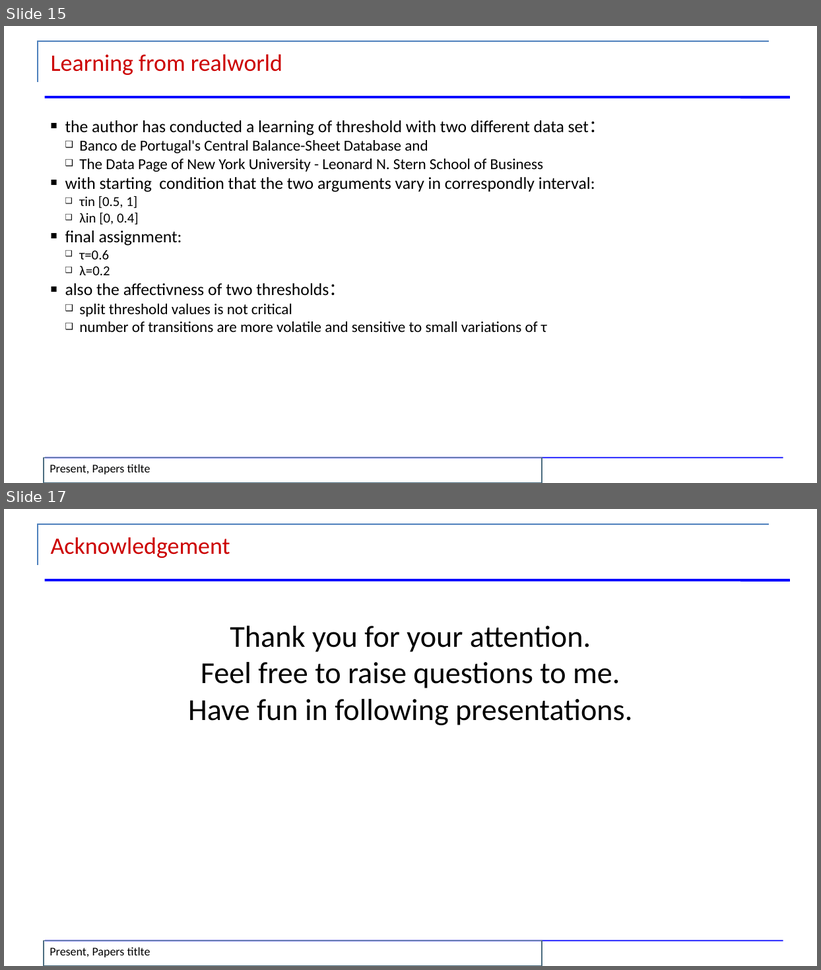
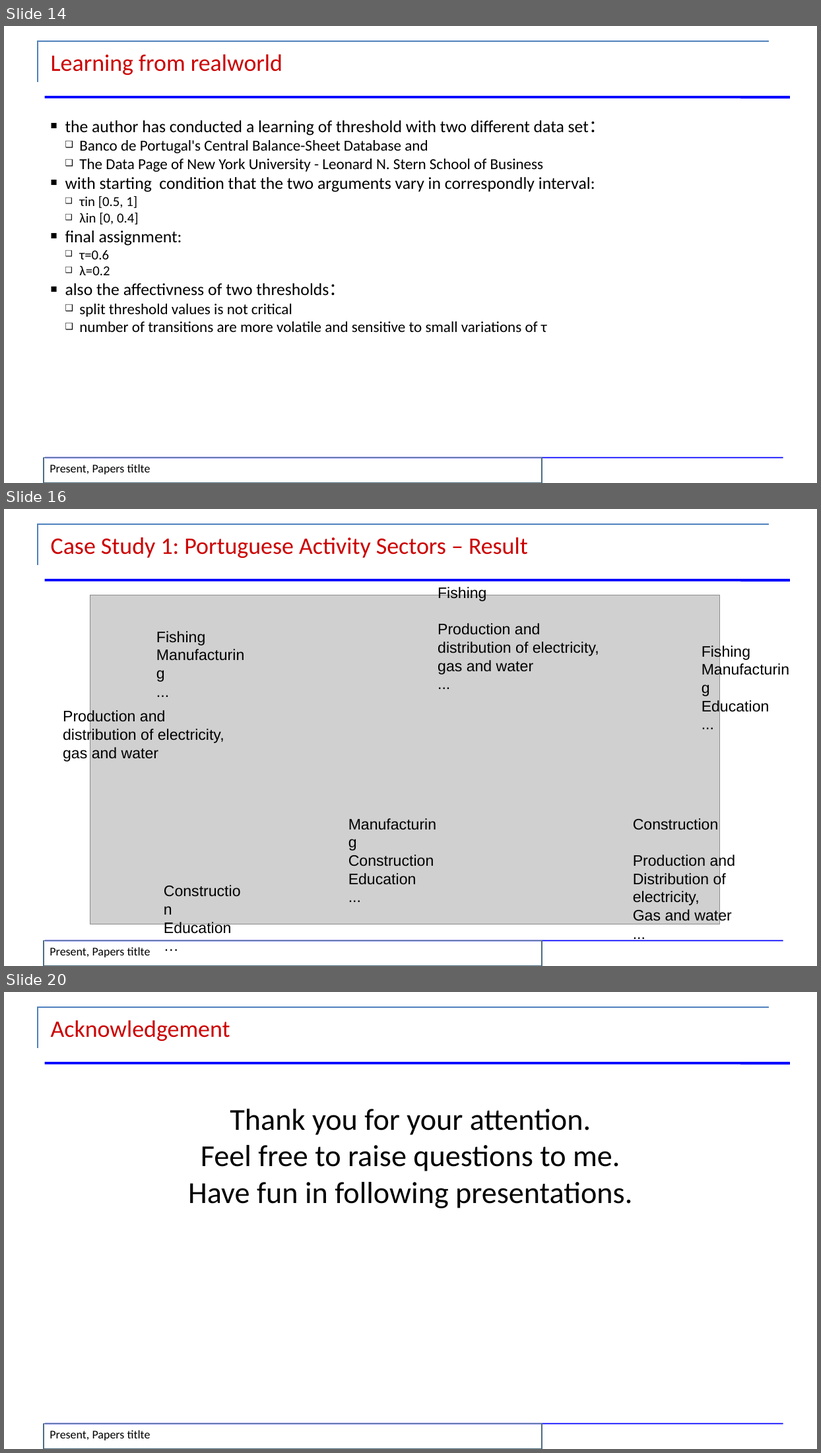
Before and after one commit to JoshuaGhost/Topic_in_Data_Mining, a slide deck: slides/presentation2.pptx. Shown one above the other, each under a label of ours: slides 15 and 17 before the commit, slides 14, 16 and 20 after it; the slides between them are not shown. The pictures are 821x970 and 821x1453 pixels, drawn with LibreOffice and Linux fonts; fonts in the diff are those of the drawing; grey boxes stand for pictures. Boxes give left, top, right and bottom in pixels: in the first picture for what was removed or moved away, otherwise in the second. Text is boxed around its words. In the diff, an @@ line names an element or a change of style, - is before the commit and + after.

Commit message:
add case study to the slide

```diff
--- a/slides/presentation2.pptx
+++ b/slides/presentation2.pptx
@@ slide 16 added at (x1=4, y1=509, x2=817, y2=966), background #FFFFFF; not listed: 3 template elements that a slide beside it also shows @@
@@ text added at (x1=51, y1=537, x2=528, y2=558), 28 pt, text #CC0000 @@
+Case Study 1: Portuguese Activity Sectors – Result
@@ text added at (x1=438, y1=586, x2=599, y2=675), 18 pt, text #000000 @@
+Fishing
+Production and
+distribution of electricity,
+gas and water
+...
@@ picture added at (x1=90, y1=595, x2=720, y2=924) @@
@@ text added at (x1=156, y1=631, x2=205, y2=646), 18 pt, text #000000 @@
+Fishing
+Manufacturing
+...
@@ text added at (x1=702, y1=644, x2=770, y2=715), 18 pt, text #000000 @@
+Fishing
+Manufacturing
+Education
+...
@@ text added at (x1=63, y1=710, x2=224, y2=762), 18 pt, text #000000 @@
+Production and
+distribution of electricity,
+gas and water
@@ text added at (x1=633, y1=819, x2=736, y2=925), 18 pt, text #000000 @@
+Construction
+Production and
+Distribution of electricity,
+Gas and water
+...
@@ text added at (x1=349, y1=855, x2=434, y2=885), 18 pt, text #000000 @@
+Manufacturing
+Construction
+Education
+...
@@ text added at (x1=164, y1=922, x2=232, y2=937), 18 pt, text #000000 @@
+Construction
+Education
+…
@@ rectangle added at (x1=44, y1=941, x2=542, y2=966), outline #4C6D80 1.5 pt, 14 pt, text #000000 @@
+Present, Papers titlte
@@ what was slide 15 is now slide 14 @@
@@ what was slide 17 is now slide 20 @@
```
Also in this commit, not shown: 1 slide changed, 3 other slides added, 1 slide removed, 2 other files.
